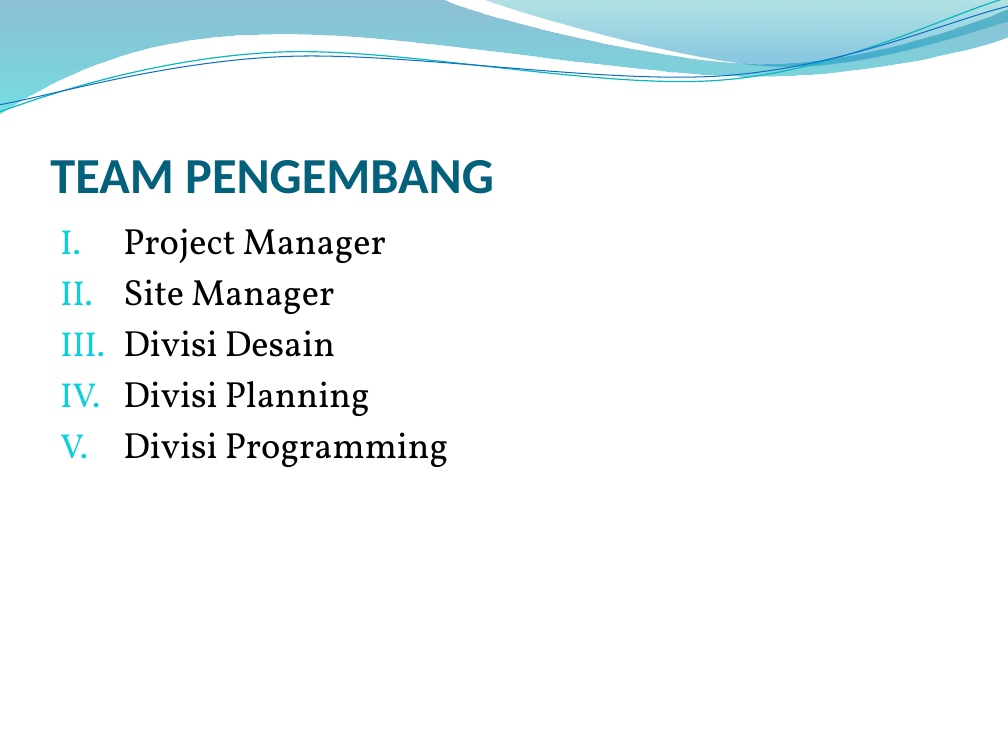
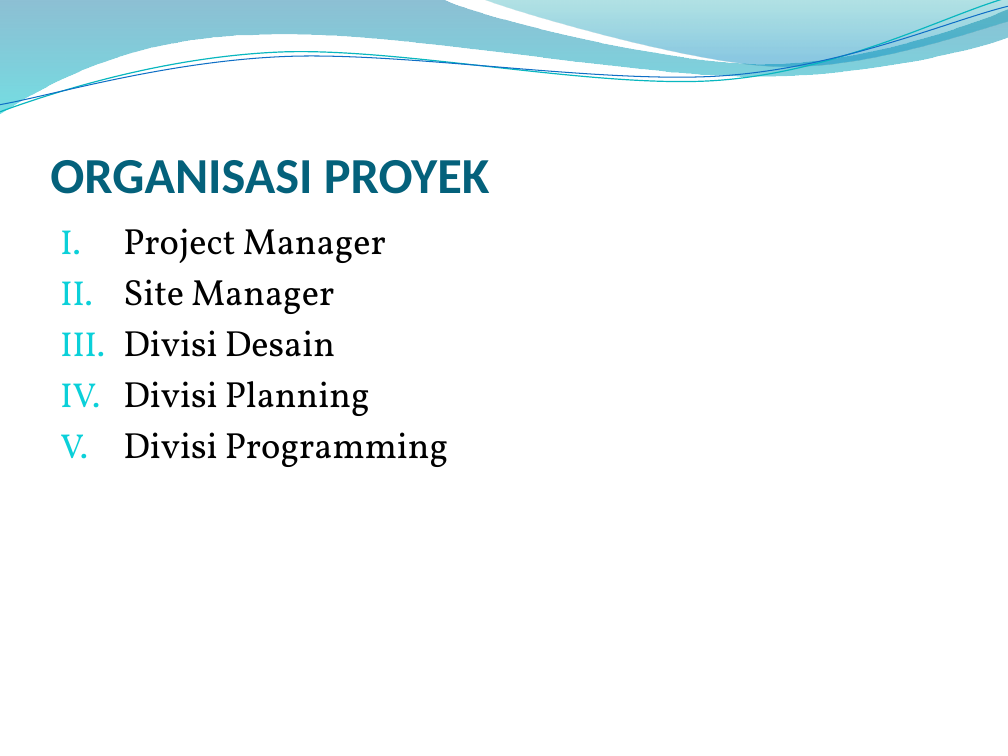
Before and after one commit to tarecha/mppl-f, a slide deck: slide 10 of Dokumen/Proposal/PPT E-PROCUREMENT SIM.pptx. Drawn at 1008x756 pixels with LibreOffice and Linux fonts; fonts in the diff are those of the drawing; background and template pictures are left out. Boxes give left, top, right and bottom in pixels: in the first picture for what was removed or moved away, otherwise in the second. Text is boxed around its words. In the diff, an @@ line names an element or a change of style, - is before the commit and + after.

```diff
--- a/Dokumen/Proposal/PPT E-PROCUREMENT SIM.pptx
+++ b/Dokumen/Proposal/PPT E-PROCUREMENT SIM.pptx
@@ title at (x1=50, y1=160, x2=489, y2=194): text changed @@
-TEAM PENGEMBANG
+ORGANISASI PROYEK
```
Also in this commit, not shown: 12 other slides changed, 1 slide added, 1 slide removed.
